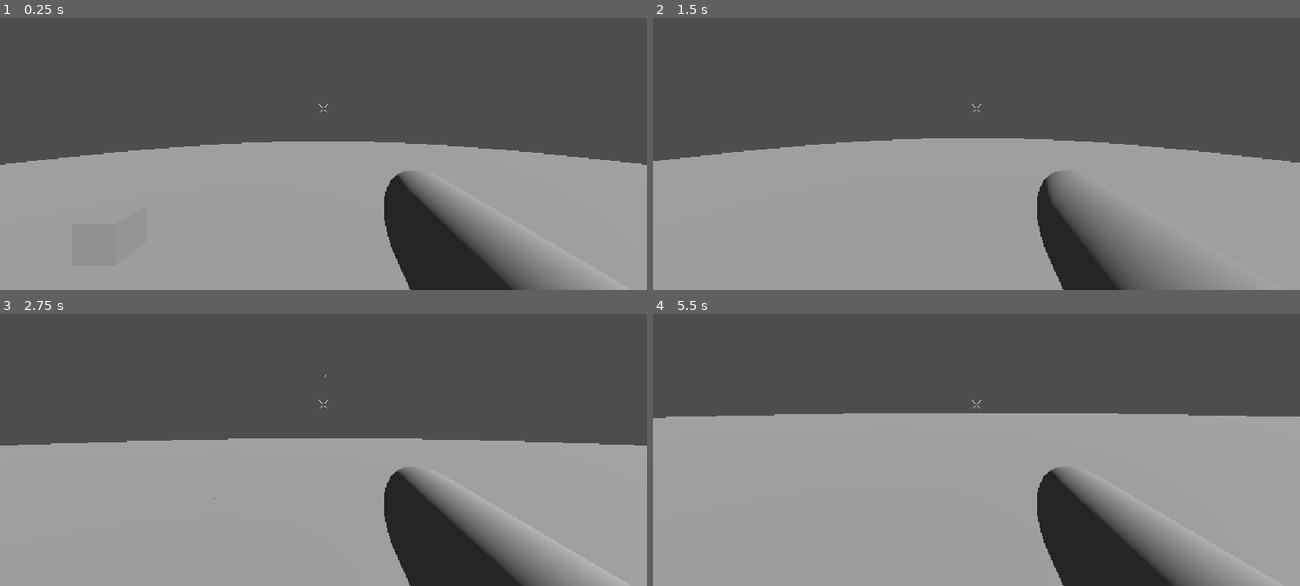
Above: before the commit, frames 1-4 (two rows, left to right).
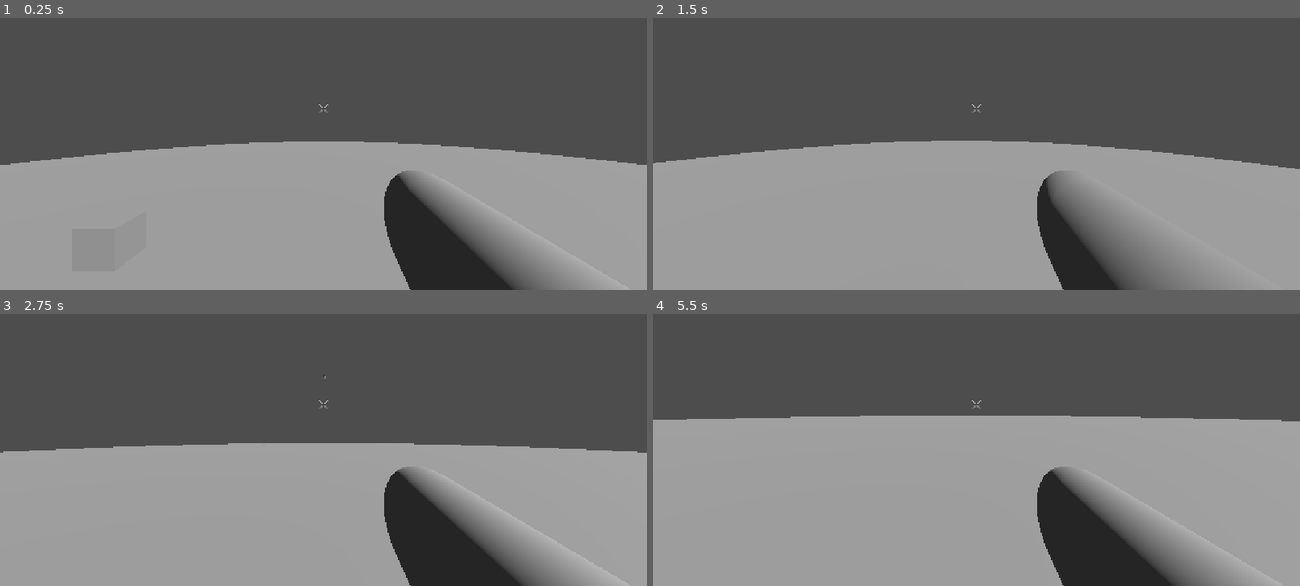
Above: after the commit, the same moments.

Repository: Schlutzkrapfen/RobertsGameJam
Game: Godot game, scene res://Nodes/Levels/Level0.tscn
The game is run twice, just before and just after one commit, with the same random seed, the same clock (stepped at 60 frames per second) and the same inputs.
Inputs (mouse positions are in pixels of both pictures, inside the frame that each line leads up to):
- Up to frame 1 (0.25 s): no input
- Up to frame 2 (1.5 s): move the mouse to (1008, 107) at 0.52 s; hold Shift (sprint, bound only after the commit) 0.53-1.28 s; hold W (move_forward) from 0.53 s (still down); tap Space (jump) at 0.77, 0.8, 1.07, 1.35 s; move the mouse to (944, 110) at 1.27 s
- Up to frame 3 (2.75 s): keep holding W (move_forward); tap Space (jump) at 1.52, 1.82, 2.3 s; tap Shift (sprint, bound only after the commit) at 1.55 s; move the mouse to (336, 398) at 2.02 s; press the mouse at (336, 398) at 2.03 s
- Up to frame 4 (5.5 s): keep holding W (move_forward); move the mouse to (970, 409) at 2.77 s; release the mouse at (970, 409) at 2.78 s; tap Shift (sprint, bound only after the commit) at 2.85, 4.55 s; tap Space (jump) at 3.02, 3.32, 3.77, 3.8, 4.07, 4.35, 4.52, 4.82, 5.3 s; move the mouse to (1021, 409) at 3.52 s; hold Shift (sprint, bound only after the commit) 3.53-4.28 s; move the mouse to (924, 401) at 4.27 s; move the mouse to (982, 403) at 5.02 s; press the mouse at (982, 403) at 5.03 s

The runs differ from the first frame. In frame 1, 0.1% of the frame differs, in the area x 0-100%, y 45-55%; in frame 2, 1.2%; in frame 3, 2.0%, in the area x 0-100%, y 21-68%; in frame 4, 1.1%.

Commit message:
Sprinting

Diff:
--- a/Scripts/Player/Player.gd
+++ b/Scripts/Player/Player.gd
@@ -1,12 +1,7 @@
 extends CharacterBody3D
 
-var curJumps = 2
-
-const SPEED:float = 5.0
-const JUMP_VELOCITY:float = 4.5
 const SHOOT_SHAKE_AMOUNT:float = 0.01
 signal camera_shake(amount:float)
-
 
 # stats
 var curHp : int = 10
@@ -15,9 +10,16 @@
 var score : int = 0
 
 # physics
-var moveSpeed : float = 5.0
-var jumpForce : float = 5.0
 var gravity : float = 12.0
+
+# movement
+@export var moveSpeed : float = 5.0
+@export var sprintSpeed : float = 12.0
+var curSpeed : float = moveSpeed
+
+# jump
+@export var jumpForce : float = 5.0
+@export var curJumps = 2
 
 # cam look
 var minLookAngle : float = -90.0
@@ -68,19 +70,25 @@
 	# Handle jump.
 	if curJumpBuffered >= 0 and curJumps > 0:
 		curJumpBuffered = -1
-		velocity.y = JUMP_VELOCITY
+		velocity.y = jumpForce
 		curJumps -= 1
+
+	#Handle Sprinting
+	if(!Input.is_action_pressed("sprint")):
+		curSpeed = moveSpeed
+	else:
+		curSpeed = sprintSpeed
 
 	# Get the input direction and handle the movement/deceleration.
 	# As good practice, you should replace UI actions with custom gameplay actions.
 	var input_dir := Input.get_vector("move_left", "move_right", "move_forward", "move_backward")
 	var direction := (transform.basis * Vector3(input_dir.x, 0, input_dir.y)).normalized()
 	if direction:
-		velocity.x = direction.x * SPEED
-		velocity.z = direction.z * SPEED
+		velocity.x = direction.x * curSpeed
+		velocity.z = direction.z * curSpeed
 	else:
-		velocity.x = move_toward(velocity.x, 0, SPEED)
-		velocity.z = move_toward(velocity.z, 0, SPEED)
+		velocity.x = move_toward(velocity.x, 0, curSpeed)
+		velocity.z = move_toward(velocity.z, 0, curSpeed)
 
 	move_and_slide()
 
--- a/project.godot
+++ b/project.godot
@@ -65,6 +65,11 @@
 "events": [Object(InputEventMouseButton,"resource_local_to_scene":false,"resource_name":"","device":-1,"window_id":0,"a …(253 unchanged characters)…
 ]
 }
+sprint={
+"deadzone": 0.2,
+"events": [Object(InputEventKey,"resource_local_to_scene":false,"resource_name":"","device":-1,"window_id":0,"alt_pressed":false,"shift_pressed":false,"ctrl_pressed":false,"meta_pressed":false,"pressed":false,"keycode":0,"physical_keycode":4194325,"key_label":0,"unicode":0,"location":0,"echo":false,"script":null)
+]
+}
 
 [physics]
 
Not shown, changed: Assets/3d/Matirial/texture.png.import
Not shown, changed: Assets/Crosshair.png.import
